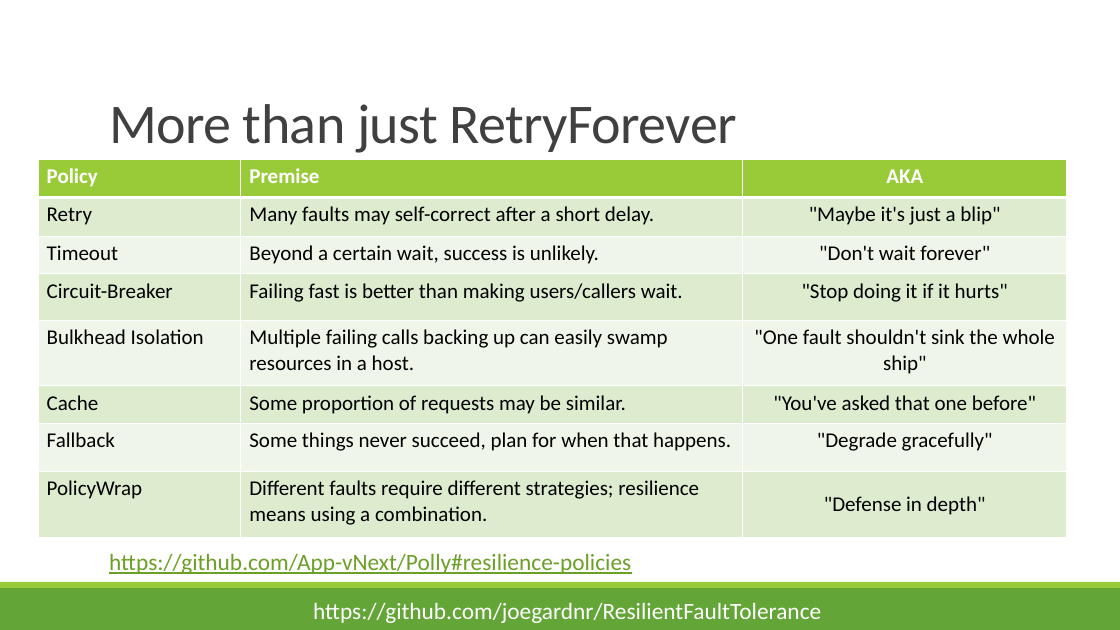
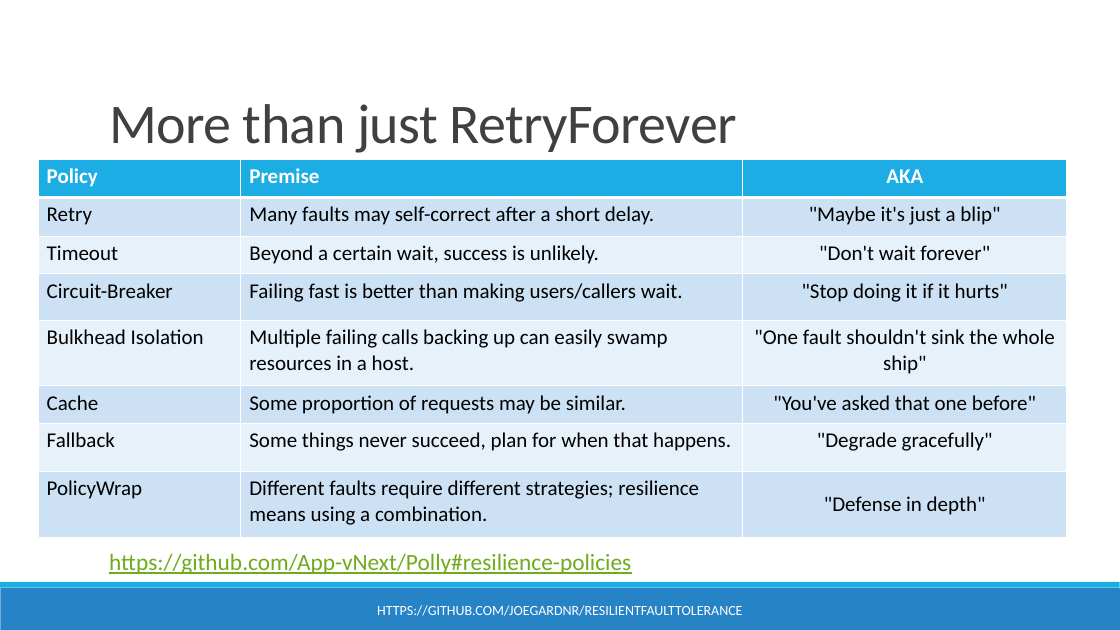
Before and after one commit to joegardnr/ResilientFaultTolerance, a slide deck: slide 10 of ResilientFaultTolerance.pptx. Drawn at 1120x630 pixels with LibreOffice and Linux fonts; fonts in the diff are those of the drawing. Boxes give left, top, right and bottom in pixels: in the first picture for what was removed or moved away, otherwise in the second. Text is boxed around its words. In the diff, an @@ line names an element or a change of style, - is before the commit and + after.

```diff
--- a/ResilientFaultTolerance.pptx
+++ b/ResilientFaultTolerance.pptx
@@ table at box(39, 160, 1067, 538) @@
@@ fill #99CB38 to #1CADE4 in row 1 @@
@@ fill #DEECCE to #CDE3F5 in 12 cells @@
@@ fill #EFF6E8 to #E8F1FA in 9 cells @@
@@ text "https://github.com/App-vNext/Polly#resilience-policies" at box(109, 553, 631, 574): text colour #6B9F25 to #6EAC1C; bullet colour #99CB38 to #1CADE4 @@
@@ rectangle at box(0, 588, 1120, 630): fill #63A537 to #2683C6 @@
@@ rectangle at box(0, 582, 1120, 588): fill #99CB38 to #1CADE4 @@
@@ text at box(377, 605, 742, 616): text changed; size 20 to 12 pt @@
-https://github.com/joegardnr/ResilientFaultTolerance
+HTTPS://GITHUB.COM/JOEGARDNR/RESILIENTFAULTTOLERANCE
```
Also in this commit, not shown: 19 other slides changed, 7 other files.
